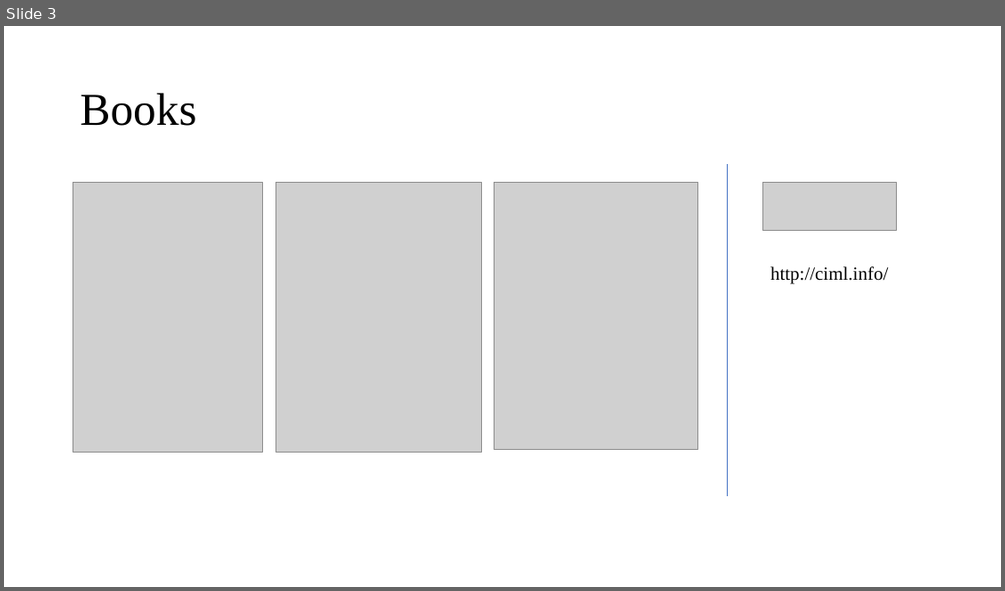
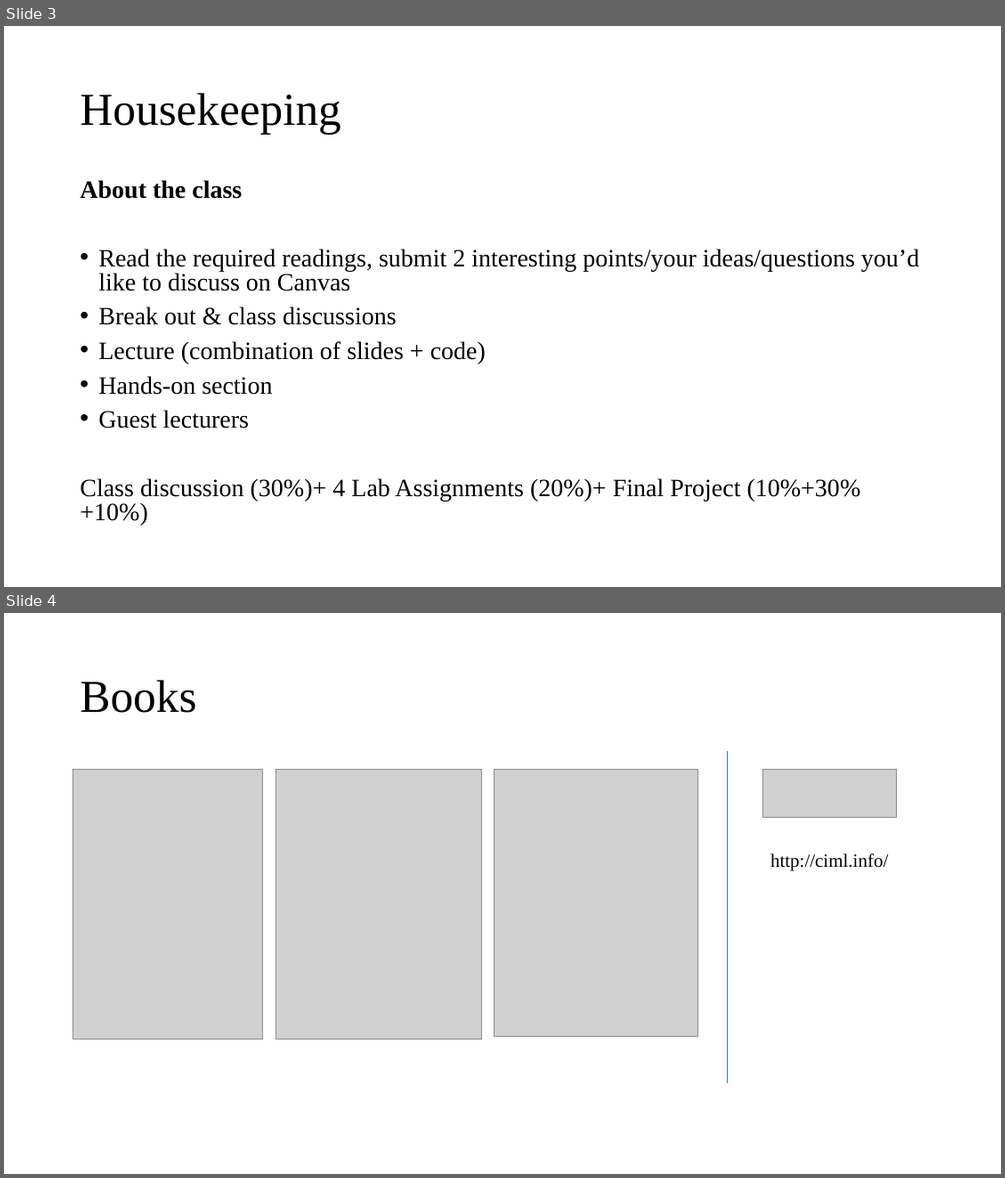
Before and after one commit to Amirosimani/Machine_Learning_Pratt, a slide deck: course slides/week_01.pptx. Shown one above the other, each under a label of ours: slide 3 before the commit, slides 3 and 4 after it. The pictures are 1005x591 and 1005x1178 pixels, drawn with LibreOffice and Linux fonts; fonts in the diff are those of the drawing; grey boxes stand for pictures. Boxes give left, top, right and bottom in pixels: in the first picture for what was removed or moved away, otherwise in the second. Text is boxed around its words. In the diff, an @@ line names an element or a change of style, - is before the commit and + after.

```diff
--- a/course slides/week_01.pptx
+++ b/course slides/week_01.pptx
@@ slide 3 added at [4,26,1001,587], background #FFFFFF @@
@@ title added at [80,93,340,134], 44 pt, text #000000 @@
+Housekeeping
@@ text added at [80,180,919,525], 24 pt, text #000000 @@
+About the class
+• Read the required readings, submit 2 interesting points/your ideas/questions you’d like to discuss on Canvas
+• Break out & class discussions
+• Lecture (combination of slides + code)
+• Hands-on section
+• Guest lecturers
+Class discussion (30%)+ 4 Lab Assignments (20%)+ Final Project (10%+30%+10%)
@@ what was slide 3 is now slide 4 @@
```
Also in this commit, not shown: 3 slides changed.
